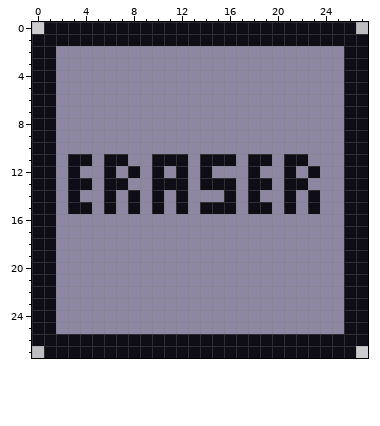
A pixel-art sprite gets an edit: assets/images/eraserButton.png. The picture above was drawn from the file before the commit.
The file is 56x56 pixels, drawn in blocks of 2x2; one block is one cell here.
Now the later version:
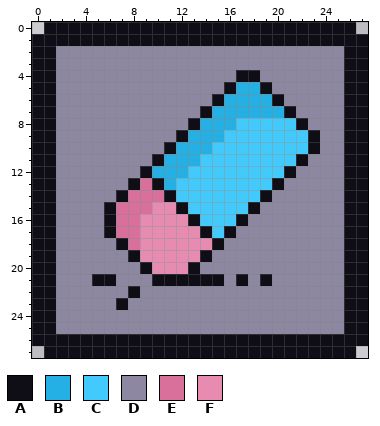
Palette (. is transparent): A #0f0e17  B #24b0e4  C #42cafd  D #8d87a2  E #d96f9b  F #e78bb1
From old to new:
Changed rows in their new state; - is an unchanged pixel.
first column x 3:
 4 --------------AA-----
 5 -------------ABBA----
 6 ------------ABBBBA---
 7 -----------ABBBBBBA--
 8 ----------ABBBCCCCCA-
 9 ---------ABBBCCCCCCCA
10 --------ABBBCCCCCCCCA
11 DD-DD---BBBCCCCCCCC--
12 D--D-DABBBCCCCCCCC--D
13 DD-DDAE-BCCCCCCCCADD-
14 D--DAEEEACCCCCCCA-D-D
15 DD--EEEFF-CCCCC-D-D-D
16 ---AEEFFFFACCCA------
17 ---AEEFFFFFACA-------
18 ----AEFFFFFFA--------
19 -----AFFFFFA---------
20 ------AFFFA----------
21 --AA---AAAAAA-A-A----
22 -----A---------------
23 ----A----------------
Where, in picture pixels (left, top, right, bottom), the same in both pictures:
changed: (68, 70, 320, 310)
